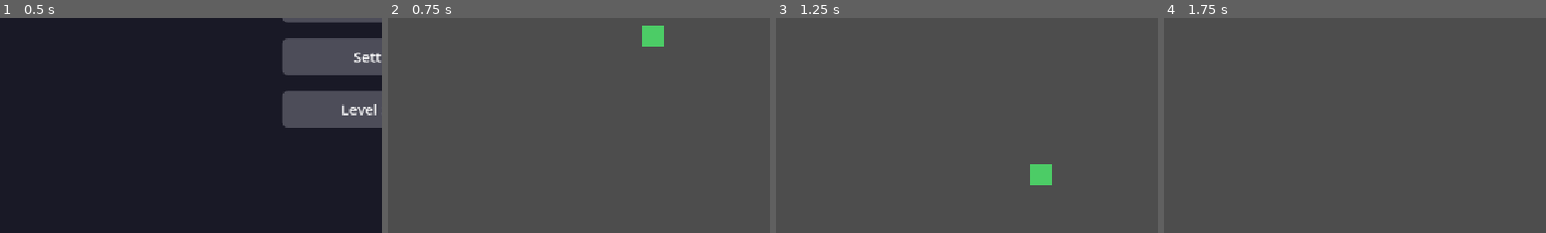
Above: before the commit, frames 1-4 (left to right).
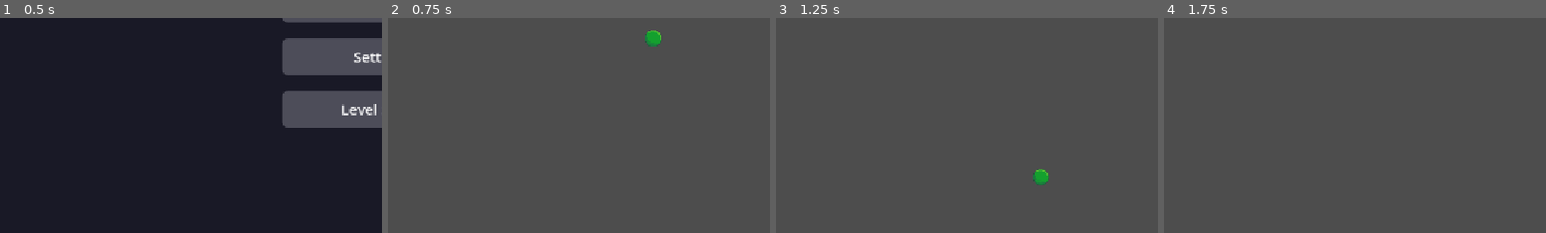
Above: after the commit, the same moments.

Repository: swan-eternal/clockwork
Game: Godot game, scene res://scenes/main_menu.tscn
Same seed, same stepped clock (60 frames per second), same inputs: the game is played once before the commit and once after it.
Inputs:
- Up to frame 1 (0.5 s): no input
- Up to frame 2 (0.75 s): click "Start" at 0.5 s
- Up to frame 3 (1.25 s): no input
- Up to frame 4 (1.75 s): tap Enter (ui_accept) at 1.25, 1.52 s; hold Right (ui_right) from 1.28 s (still down)
The pictures show only the part of the screen within x 0-50%, y 48-98%; the shares and areas given below are measured in that part.

Frame 1 is identical in both runs. In frame 2, 0.6% of the frame differs, in the area x 66-73%, y 3-14%; in frame 3, 0.6%; in frame 4, nothing differs.

Commit message:
Tilemap assets + L1 inherited scene (WIP from Jason's editor session)
- assets/sprites/tiles/spritesheet_tiles.png + tilesheet_complete.png:
  tilemap sprite sheets imported into the project.
- scenes/levels/L1.tscn: first inherited scene from level_template.tscn,
  with tile data + per-level overrides (next_level_path, etc).
- scenes/level_template.tscn, scenes/player.tscn: minor tilemap-
  integration tweaks from the editor session.

WIP — Jason hasn't finalized the tileset choice yet, so the
L1 layout + TileSet config are likely to be revised when the
real tileset is picked. Keeping this checkpoint so the progress
is preserved.

Diff:
--- /dev/null
+++ b/assets/sprites/tiles/basetileset.tres
@@ -0,0 +1,318 @@
+[gd_resource type="TileSet" format=3 uid="uid://6ybxnwbci41c"]
+
+[ext_resource type="Texture2D" uid="uid://dm1kwr213o6ty" path="res://assets/sprites/tiles/tilesheet_complete.png" id="1_4n74p"]
+
+[sub_resource type="TileSetAtlasSource" id="TileSetAtlasSource_lwmk4"]
+texture = ExtResource("1_4n74p")
+texture_region_size = Vector2i(64, 64)
+0:0/0 = 0
+1:0/0 = 0
+1:0/0/physics_layer_0/polygon_0/points = PackedVector2Array(-32, -32, 32, -32, 32, 32, -32, 32)
+2:0/0 = 0
+2:0/0/physics_layer_0/polygon_0/points = PackedVector2Array(-32, -32, 32, -32, 32, 32, -32, 32)
+3:0/0 = 0
+3:0/0/physics_layer_0/polygon_0/points = PackedVector2Array(-32, -32, 32, -32, 32, 32, -32, 32)
+4:0/0 = 0
+4:0/0/physics_layer_0/polygon_0/points = PackedVector2Array(-32, -32, 32, -32, 32, 32, -32, 32)
+5:0/0 = 0
+5:0/0/physics_layer_0/polygon_0/points = PackedVector2Array(-32, -32, 32, -32, 32, 32, -32, 32)
+6:0/0 = 0
+6:0/0/physics_layer_0/polygon_0/points = PackedVector2Array(-32, -32, 32, -32, 32, 32, -32, 32)
+7:0/0 = 0
+7:0/0/physics_layer_0/polygon_0/points = PackedVector2Array(-32, -32, 32, -32, 32, 32, -32, 32)
+8:0/0 = 0
+8:0/0/physics_layer_0/polygon_0/points = PackedVector2Array(-32, -32, 32, -32, 32, 32, -32, 32)
+9:0/0 = 0
+10:0/0 = 0
+11:0/0 = 0
+12:0/0 = 0
+13:0/0 = 0
+14:0/0 = 0
+15:0/0 = 0
+16:0/0 = 0
+17:0/0 = 0
+18:0/0 = 0
+19:0/0 = 0
+20:0/0 = 0
+21:0/0 = 0
+0:1/0 = 0
+1:1/0 = 0
+1:1/0/physics_layer_0/polygon_0/points = PackedVector2Array(0, 0.79657745, 32, -32, 32, 32, -32, 32)
+2:1/0 = 0
+3:1/0 = 0
+3:1/0/physics_layer_0/polygon_0/points = PackedVector2Array(0, 0.79657745, 32, -32, 32, 32, -32, 32)
+4:1/0 = 0
+5:1/0 = 0
+6:1/0 = 0
+7:1/0 = 0
+8:1/0 = 0
+9:1/0 = 0
+10:1/0 = 0
+11:1/0 = 0
+12:1/0 = 0
+13:1/0 = 0
+14:1/0 = 0
+15:1/0 = 0
+16:1/0 = 0
+17:1/0 = 0
+18:1/0 = 0
+19:1/0 = 0
+20:1/0 = 0
+21:1/0 = 0
+0:2/0 = 0
+1:2/0 = 0
+1:2/0/physics_layer_0/polygon_0/points = PackedVector2Array(-32, -32, 32, -32, 32, 32, -32, 32)
+2:2/0 = 0
+2:2/0/physics_layer_0/polygon_0/points = PackedVector2Array(-32, -32, 32, -32, 32, 32, -32, 32)
+3:2/0 = 0
+3:2/0/physics_layer_0/polygon_0/points = PackedVector2Array(-32, -32, 32, -32, 32, 32, -32, 32)
+4:2/0 = 0
+4:2/0/physics_layer_0/polygon_0/points = PackedVector2Array(-32, -32, 32, -32, 32, 32, -32, 32)
+5:2/0 = 0
+5:2/0/physics_layer_0/polygon_0/points = PackedVector2Array(-32, -32, 32, -32, 32, 32, -32, 32)
+6:2/0 = 0
+6:2/0/physics_layer_0/polygon_0/points = PackedVector2Array(-32, -32, 32, -32, 32, 32, -32, 32)
+7:2/0 = 0
+8:2/0 = 0
+9:2/0 = 0
+10:2/0 = 0
+11:2/0 = 0
+12:2/0 = 0
+13:2/0 = 0
+14:2/0 = 0
+15:2/0 = 0
+16:2/0 = 0
+17:2/0 = 0
+18:2/0 = 0
+19:2/0 = 0
+20:2/0 = 0
+21:2/0 = 0
+0:3/0 = 0
+1:3/0 = 0
+1:3/0/physics_layer_0/polygon_0/points = PackedVector2Array(-32, -32, 32, -32, 32, 32, -32, 32)
+2:3/0 = 0
+2:3/0/physics_layer_0/polygon_0/points = PackedVector2Array(-32, -32, 32, -32, 32, 32, -32, 32)
+3:3/0 = 0
+3:3/0/physics_layer_0/polygon_0/points = PackedVector2Array(-32, -32, 32, -32, 32, 32, -32, 32)
+4:3/0 = 0
+4:3/0/physics_layer_0/polygon_0/points = PackedVector2Array(-32, -32, 32, -32, 32, 32, -32, 32)
+5:3/0 = 0
+5:3/0/physics_layer_0/polygon_0/points = PackedVector2Array(-32, -32, 32, -32, 32, 32, -32, 32)
+6:3/0 = 0
+6:3/0/physics_layer_0/polygon_0/points = PackedVector2Array(-32, -32, 32, -32, 32, 32, -32, 32)
+7:3/0 = 0
+7:3/0/physics_layer_0/polygon_0/points = PackedVector2Array(-32, -32, 32, -32, 32, 32, -32, 32)
+8:3/0 = 0
+8:3/0/physics_layer_0/polygon_0/points = PackedVector2Array(-32, -32, 32, -32, 32, 32, -32, 32)
+9:3/0 = 0
+10:3/0 = 0
+11:3/0 = 0
+12:3/0 = 0
+13:3/0 = 0
+14:3/0 = 0
+15:3/0 = 0
+16:3/0 = 0
+17:3/0 = 0
+18:3/0 = 0
+19:3/0 = 0
+20:3/0 = 0
+21:3/0 = 0
+0:4/0 = 0
+1:4/0 = 0
+1:4/0/physics_layer_0/polygon_0/points = PackedVector2Array(0, 0.79657745, 32, -32, 32, 32, -32, 32)
+2:4/0 = 0
+2:4/0/physics_layer_0/polygon_0/points = PackedVector2Array(-32, -32, -0.95588684, -0.47794724, 32, 32, -32, 32)
+3:4/0 = 0
+3:4/0/physics_layer_0/polygon_0/points = PackedVector2Array(0, 0.79657745, 32, -32, 32, 32, -32, 32)
+7:4/0 = 0
+8:4/0 = 0
+15:4/0 = 0
+16:4/0 = 0
+21:4/0 = 0
+0:5/0 = 0
+1:5/0 = 0
+1:5/0/physics_layer_0/polygon_0/points = PackedVector2Array(-32, -32, 32, -32, 32, 32, -32, 32)
+2:5/0 = 0
+2:5/0/physics_layer_0/polygon_0/points = PackedVector2Array(-32, -32, 32, -32, 32, 32, -32, 32)
+3:5/0 = 0
+3:5/0/physics_layer_0/polygon_0/points = PackedVector2Array(-32, -32, 32, -32, 32, 32, -32, 32)
+6:5/0 = 0
+6:5/0/physics_layer_0/polygon_0/points = PackedVector2Array(-32, -32, 32, -32, 32, 32, -32, 32)
+7:5/0 = 0
+7:5/0/physics_layer_0/polygon_0/points = PackedVector2Array(-32, -32, 32, -32, 32, 32, -32, 32)
+8:5/0 = 0
+9:5/0 = 0
+14:5/0 = 0
+15:5/0 = 0
+16:5/0 = 0
+17:5/0 = 0
+20:5/0 = 0
+21:5/0 = 0
+0:6/0 = 0
+1:6/0 = 0
+2:6/0 = 0
+3:6/0 = 0
+5:6/0 = 0
+6:6/0 = 0
+7:6/0 = 0
+8:6/0 = 0
+9:6/0 = 0
+10:6/0 = 0
+13:6/0 = 0
+14:6/0 = 0
+15:6/0 = 0
+16:6/0 = 0
+17:6/0 = 0
+18:6/0 = 0
+20:6/0 = 0
+21:6/0 = 0
+0:7/0 = 0
+1:7/0 = 0
+1:7/0/physics_layer_0/polygon_0/points = PackedVector2Array(0, 0.79657745, 32, -32, 32, 32, -32, 32)
+2:7/0 = 0
+2:7/0/physics_layer_0/polygon_0/points = PackedVector2Array(-32, -32, -0.95588684, -0.47794724, 32, 32, -32, 32)
+3:7/0 = 0
+3:7/0/physics_layer_0/polygon_0/points = PackedVector2Array(0, 0.79657745, 32, -32, 32, 32, -32, 32)
+4:7/0 = 0
+4:7/0/physics_layer_0/polygon_0/points = PackedVector2Array(-32, -32, -0.95588684, -0.47794724, 32, 32, -32, 32)
+5:7/0 = 0
+6:7/0 = 0
+7:7/0 = 0
+8:7/0 = 0
+9:7/0 = 0
+10:7/0 = 0
+11:7/0 = 0
+12:7/0 = 0
+13:7/0 = 0
+14:7/0 = 0
+15:7/0 = 0
+16:7/0 = 0
+17:7/0 = 0
+18:7/0 = 0
+19:7/0 = 0
+20:7/0 = 0
+21:7/0 = 0
+0:8/0 = 0
+1:8/0 = 0
+2:8/0 = 0
+3:8/0 = 0
+4:8/0 = 0
+5:8/0 = 0
+6:8/0 = 0
+7:8/0 = 0
+8:8/0 = 0
+9:8/0 = 0
+10:8/0 = 0
+11:8/0 = 0
+12:8/0 = 0
+13:8/0 = 0
+14:8/0 = 0
+15:8/0 = 0
+16:8/0 = 0
+17:8/0 = 0
+18:8/0 = 0
+19:8/0 = 0
+20:8/0 = 0
+21:8/0 = 0
+0:9/0 = 0
+1:9/0 = 0
+2:9/0 = 0
+3:9/0 = 0
+4:9/0 = 0
+5:9/0 = 0
+6:9/0 = 0
+7:9/0 = 0
+8:9/0 = 0
+9:9/0 = 0
+10:9/0 = 0
+11:9/0 = 0
+12:9/0 = 0
+13:9/0 = 0
+14:9/0 = 0
+15:9/0 = 0
+16:9/0 = 0
+17:9/0 = 0
+18:9/0 = 0
+19:9/0 = 0
+20:9/0 = 0
+21:9/0 = 0
+0:10/0 = 0
+1:10/0 = 0
+1:10/0/physics_layer_0/polygon_0/points = PackedVector2Array(0, 0.79657745, 32, -32, 32, 32, -32, 32)
+2:10/0 = 0
+2:10/0/physics_layer_0/polygon_0/points = PackedVector2Array(-32, -32, -0.95588684, -0.47794724, 32, 32, -32, 32)
+3:10/0 = 0
+3:10/0/physics_layer_0/polygon_0/points = PackedVector2Array(0, 0.79657745, 32, -32, 32, 32, -32, 32)
+4:10/0 = 0
+4:10/0/physics_layer_0/polygon_0/points = PackedVector2Array(-32, -32, -0.95588684, -0.47794724, 32, 32, -32, 32)
+5:10/0 = 0
+6:10/0 = 0
+7:10/0 = 0
+8:10/0 = 0
+9:10/0 = 0
+10:10/0 = 0
+11:10/0 = 0
+12:10/0 = 0
+13:10/0 = 0
+14:10/0 = 0
+15:10/0 = 0
+16:10/0 = 0
+17:10/0 = 0
+18:10/0 = 0
+19:10/0 = 0
+20:10/0 = 0
+21:10/0 = 0
+0:11/0 = 0
+1:11/0 = 0
+2:11/0 = 0
+3:11/0 = 0
+4:11/0 = 0
+5:11/0 = 0
+6:11/0 = 0
+7:11/0 = 0
+8:11/0 = 0
+9:11/0 = 0
+10:11/0 = 0
+11:11/0 = 0
+12:11/0 = 0
+13:11/0 = 0
+14:11/0 = 0
+15:11/0 = 0
+16:11/0 = 0
+17:11/0 = 0
+18:11/0 = 0
+19:11/0 = 0
+20:11/0 = 0
+21:11/0 = 0
+4:4/0 = 0
+4:4/0/physics_layer_0/polygon_0/points = PackedVector2Array(-32, -32, -0.95588684, -0.47794724, 32, 32, -32, 32)
+5:4/0 = 0
+6:4/0 = 0
+9:4/0 = 0
+10:4/0 = 0
+11:4/0 = 0
+12:4/0 = 0
+13:4/0 = 0
+14:4/0 = 0
+17:4/0 = 0
+18:4/0 = 0
+19:4/0 = 0
+4:5/0 = 0
+4:5/0/physics_layer_0/polygon_0/points = PackedVector2Array(-32, -32, 32, -32, 32, 32, -32, 32)
+5:5/0 = 0
+5:5/0/physics_layer_0/polygon_0/points = PackedVector2Array(-32, -32, 32, -32, 32, 32, -32, 32)
+10:5/0 = 0
+11:5/0 = 0
+12:5/0 = 0
+13:5/0 = 0
+18:5/0 = 0
+19:5/0 = 0
+4:6/0 = 0
+11:6/0 = 0
+12:6/0 = 0
+19:6/0 = 0
+
+[resource]
+tile_size = Vector2i(64, 64)
+physics_layer_0/collision_layer = 1
+sources/2 = SubResource("TileSetAtlasSource_lwmk4")
--- a/scenes/level_template.tscn
+++ b/scenes/level_template.tscn
@@ -1,26 +1,27 @@
-[gd_scene load_steps=5 format=3]
+[gd_scene format=3 uid="uid://crnd0esc4rrl4"]
 
-[ext_resource type="PackedScene" path="res://scenes/player.tscn" id="1_player"]
+[ext_resource type="PackedScene" uid="uid://dk8e20drr8swy" path="res://scenes/player.tscn" id="1_player"]
 [ext_resource type="PackedScene" path="res://scenes/clock_ui.tscn" id="2_clock"]
-[ext_resource type="Script" path="res://scripts/rotating_level_components.gd" id="3_rlc"]
+[ext_resource type="TileSet" uid="uid://6ybxnwbci41c" path="res://assets/sprites/tiles/basetileset.tres" id="3_770am"]
+[ext_resource type="Script" uid="uid://b8wl6gq4uva2g" path="res://scripts/rotating_level_components.gd" id="3_rlc"]
 [ext_resource type="PackedScene" path="res://scenes/flag.tscn" id="4_flag"]
-[ext_resource type="Script" path="res://scripts/level.gd" id="5_level"]
+[ext_resource type="Script" uid="uid://b8px15fmkadhi" path="res://scripts/level.gd" id="5_level"]
 
-[node name="Main" type="Node2D"]
+[node name="Main" type="Node2D" unique_id=2143881974]
 script = ExtResource("5_level")
 
-[node name="RotatingLevelComponents" type="Node2D" parent="."]
+[node name="RotatingLevelComponents" type="Node2D" parent="." unique_id=545839711]
 position = Vector2(576, 324)
 script = ExtResource("3_rlc")
 
-[node name="TileMapLayer" type="TileMapLayer" parent="RotatingLevelComponents"]
+[node name="TileMapLayer" type="TileMapLayer" parent="RotatingLevelComponents" unique_id=1274424758]
 position = Vector2(-288, -288)
-tile_size = Vector2i(32, 32)
+tile_set = ExtResource("3_770am")
 
-[node name="Flag" parent="RotatingLevelComponents" instance=ExtResource("4_flag")]
+[node name="Flag" parent="RotatingLevelComponents" unique_id=905225718 instance=ExtResource("4_flag")]
 position = Vector2(200, 250)
 
-[node name="Player" parent="." instance=ExtResource("1_player")]
+[node name="Player" parent="." unique_id=1932304678 instance=ExtResource("1_player")]
 position = Vector2(400, 324)
 
-[node name="ClockUI" parent="." instance=ExtResource("2_clock")]
+[node name="ClockUI" parent="." unique_id=743016643 instance=ExtResource("2_clock")]
--- /dev/null
+++ b/scenes/levels/L1.tscn
@@ -0,0 +1,11 @@
+[gd_scene format=3 uid="uid://dgqfp03n8tduj"]
+
+[ext_resource type="PackedScene" uid="uid://crnd0esc4rrl4" path="res://scenes/level_template.tscn" id="1_sbb6c"]
+
+[node name="Main" unique_id=1856611590 instance=ExtResource("1_sbb6c")]
+
+[node name="TileMapLayer" parent="RotatingLevelComponents" parent_id_path=PackedInt32Array(545839711) index="0" unique_id=1274424758]
+tile_map_data = PackedByteArray(0, 0, 1, 0, 6, 0, 2, 0, 4, 0, 4, 0, 0, 0, 2, 0, 7, 0, 2, 0, 4, 0, 4, 0, 0, 0, 3, 0, 8, 0, 2, 0, 4, 0, 4, 0, 0, 0, 0, 0, 5, 0, 2, 0, 4, 0, 4, 0, 0, 0, 255, 255, 4, 0, 2, 0, 4, 0, 4, 0, 0, 0)
+
+[node name="Player" parent="." index="1" unique_id=1932304678]
+position = Vector2(262, 294)
--- a/scenes/player.tscn
+++ b/scenes/player.tscn
@@ -1,16 +1,45 @@
-[gd_scene load_steps=3 format=3]
+[gd_scene format=3 uid="uid://dk8e20drr8swy"]
 
-[ext_resource type="Script" path="res://scripts/player.gd" id="1_player"]
+[ext_resource type="Script" uid="uid://cx4b1pjauqo55" path="res://scripts/player.gd" id="1_player"]
+[ext_resource type="Texture2D" uid="uid://cb5o8qh6nfyvf" path="res://assets/sprites/characters/greenball.png" id="2_g2els"]
 
-[sub_resource type="RectangleShape2D" id="RectangleShape2D_player"]
-size = Vector2(32, 32)
+[sub_resource type="AtlasTexture" id="AtlasTexture_qhqgy"]
+atlas = ExtResource("2_g2els")
+region = Rect2(0, 0, 32, 32)
 
-[node name="Player" type="CharacterBody2D"]
+[sub_resource type="AtlasTexture" id="AtlasTexture_dqkch"]
+atlas = ExtResource("2_g2els")
+region = Rect2(32, 0, 32, 32)
+
+[sub_resource type="SpriteFrames" id="SpriteFrames_ewexw"]
+animations = [{
+"frames": [{
+"duration": 1.0,
+"texture": SubResource("AtlasTexture_qhqgy")
+}, {
+"duration": 1.0,
+"texture": SubResource("AtlasTexture_dqkch")
+}],
+"loop": 1,
+"name": &"default",
+"speed": 5.0
+}]
+
+[sub_resource type="CircleShape2D" id="CircleShape2D_vye67"]
+radius = 13.0
+
+[node name="Player" type="CharacterBody2D" unique_id=1637235894]
 script = ExtResource("1_player")
 
-[node name="CollisionShape2D" type="CollisionShape2D" parent="."]
-shape = SubResource("RectangleShape2D_player")
+[node name="AnimatedSprite2D" type="AnimatedSprite2D" parent="." unique_id=1204896840]
+sprite_frames = SubResource("SpriteFrames_ewexw")
+autoplay = "default"
 
-[node name="Visual" type="Polygon2D" parent="."]
+[node name="CollisionShape2D" type="CollisionShape2D" parent="." unique_id=177180981]
+position = Vector2(0, 3)
+shape = SubResource("CircleShape2D_vye67")
+
+[node name="Visual" type="Polygon2D" parent="." unique_id=1790012347]
+visible = false
 color = Color(0.3, 0.8, 0.4, 1)
 polygon = PackedVector2Array(-16, -16, 16, -16, 16, 16, -16, 16)
Binary file added: assets/sprites/characters/greenball.png
Not shown, added: assets/sprites/characters/greenball.png.import
Binary file added: assets/sprites/tiles/spritesheet-tiles-default.png
Not shown, added: assets/sprites/tiles/spritesheet-tiles-default.png.import
Binary file added: assets/sprites/tiles/spritesheet_tiles.png
Not shown, added: assets/sprites/tiles/spritesheet_tiles.png.import
Binary file added: assets/sprites/tiles/tilesheet_complete.png
Not shown, added: assets/sprites/tiles/tilesheet_complete.png.import
